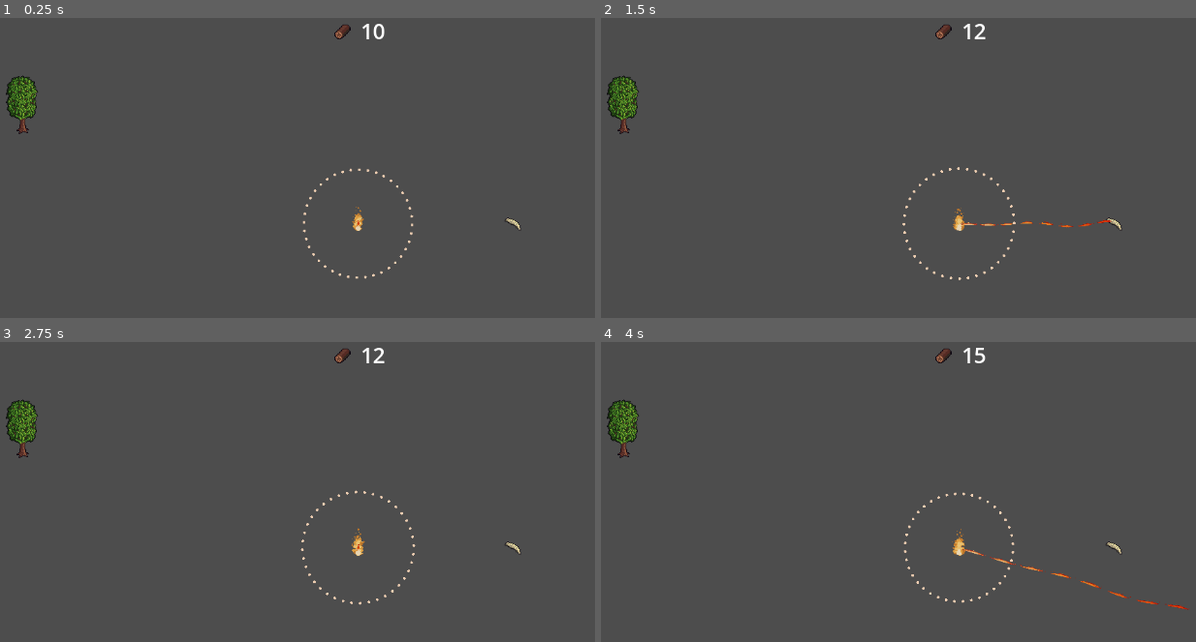
Above: before the commit, frames 1-4 (two rows, left to right).
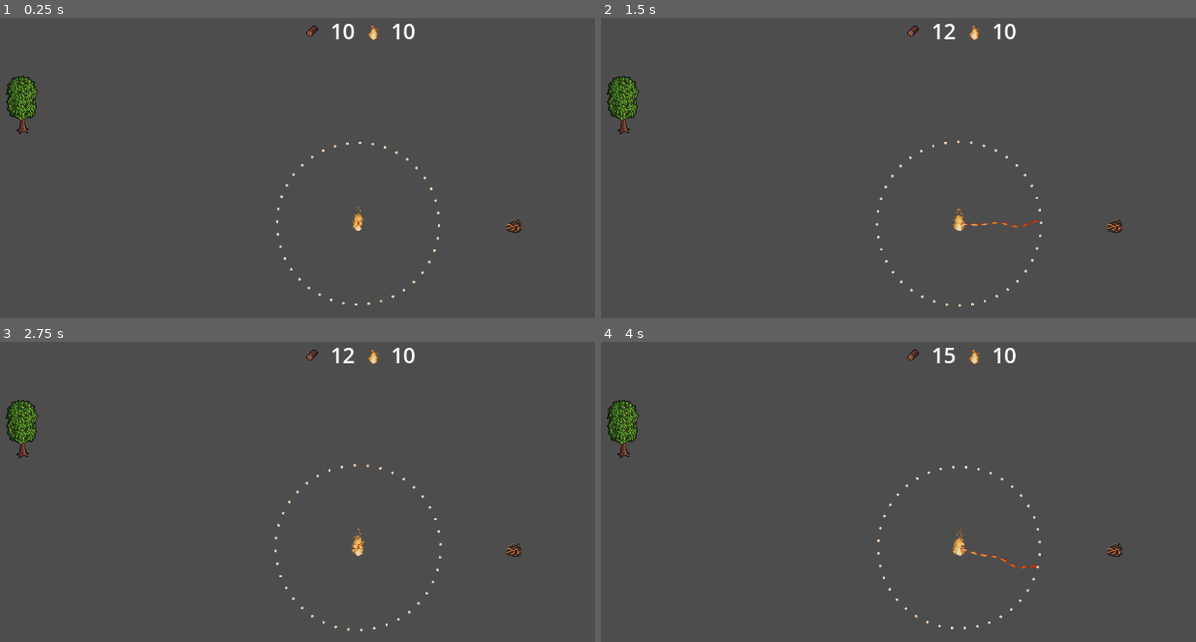
Above: after the commit, the same moments.

Repository: pelle5555/feed_fire
Game: Godot game, scene res://Scenes/Main_Scene.tscn
The game is run twice, just before and just after one commit, with the same random seed, the same clock (stepped at 60 frames per second) and the same inputs. Before the commit the project starts from res://Main_Scene.tscn.
Inputs (mouse positions are in pixels of both pictures, inside the frame that each line leads up to):
- Up to frame 1 (0.25 s): no input
- Up to frame 2 (1.5 s): tap Enter (ui_accept) at 0.5, 0.77 s; move the mouse to (624, 108) at 0.52 s; click (624, 108) at 0.67 s; move the mouse to (1112, 225) at 1.27 s; click (1112, 225) at 1.42 s
- Up to frame 3 (2.75 s): tap Enter (ui_accept) at 1.52 s; move the mouse to (357, 549) at 2.02 s; click (357, 549) at 2.17 s
- Up to frame 4 (4 s): tap Enter (ui_accept) at 2.75, 3.02, 3.77 s; move the mouse to (922, 636) at 2.77 s; click (922, 636) at 2.92 s; move the mouse to (1190, 612) at 3.52 s; click (1190, 612) at 3.67 s

The runs differ from the first frame. In frame 1, 0.9% of the frame differs, in the area x 46-88%, y 1-96%; in frame 2, 1.0%; in frame 3, 0.9%; in frame 4, 1.1%, in the area x 46-99%, y 1-96%.

Commit message:
added emeber sprite

Diff:
--- a/Main_Scene.tscn
+++ b/Scenes/Main_Scene.tscn
@@ -4,6 +4,7 @@
 [ext_resource type="Script" uid="uid://b8w6xa25sq4ic" path="res://Scripts/Inventory.gd" id="2_5yw3w"]
 [ext_resource type="Theme" uid="uid://c6yfacx51o2ms" path="res://Assets/Themes/UI_theme.tres" id="2_7fr83"]
 [ext_resource type="Texture2D" uid="uid://buhotq5mrqifq" path="res://Assets/Sprites/Trees_Free/Forage Items/Singles/Forage Items/08_Oak_Log.png" id="3_qtktj"]
+[ext_resource type="Texture2D" uid="uid://ch1bewrcftmry" path="res://Assets/Sprites/Fire/Group 5 - 3_2.png" id="4_1l8qe"]
 [ext_resource type="PackedScene" uid="uid://op5xh4680js4" path="res://Scenes/tree.tscn" id="5_qtktj"]
 [ext_resource type="PackedScene" uid="uid://76lovydo6bt0" path="res://Scenes/ember.tscn" id="6_654x7"]
 
@@ -39,8 +40,24 @@
 layout_mode = 2
 texture = ExtResource("3_qtktj")
 expand_mode = 2
+stretch_mode = 3
 
 [node name="WoodLabel" type="Label" parent="Inventory/HBoxContainer" unique_id=1541536502]
+layout_mode = 2
+size_flags_horizontal = 4
+size_flags_vertical = 1
+theme = ExtResource("2_7fr83")
+text = "10"
+label_settings = SubResource("LabelSettings_tkmsp")
+horizontal_alignment = 1
+
+[node name="FirePowerTexture" type="TextureRect" parent="Inventory/HBoxContainer" unique_id=1444888397]
+layout_mode = 2
+texture = ExtResource("4_1l8qe")
+expand_mode = 2
+stretch_mode = 3
+
+[node name="FirePowerLabel" type="Label" parent="Inventory/HBoxContainer" unique_id=38769776]
 layout_mode = 2
 size_flags_horizontal = 4
 size_flags_vertical = 1
--- a/Scenes/ember.tscn
+++ b/Scenes/ember.tscn
@@ -2,7 +2,7 @@
 
 [ext_resource type="Script" uid="uid://c01wobxyyfwwo" path="res://Scripts/ember.gd" id="1_snadj"]
 [ext_resource type="PackedScene" uid="uid://dpbuhrnywco3f" path="res://Scenes/mouse_click_component.tscn" id="2_8gqj3"]
-[ext_resource type="Texture2D" uid="uid://dn31gbhuexsr3" path="res://Assets/Sprites/Trees_Free/Forage Items/Singles/Forage Items/05_Birch_Seed.png" id="3_snadj"]
+[ext_resource type="Texture2D" uid="uid://dflmwmbpjoetn" path="res://Assets/Sprites/Fire/ember.png" id="2_i67hi"]
 [ext_resource type="Texture2D" uid="uid://drhhu67o1sjcm" path="res://Assets/Sprites/Trees_Free/Forage Items/Singles/Forage Items/01_Birch_Branch.png" id="3_sshvd"]
 [ext_resource type="Texture2D" uid="uid://drvdjtr1m0cwg" path="res://Assets/Sprites/Trees_Free/Forage Items/Singles/Forage Items/02_Birch_Branch_Leaf.png" id="4_i67hi"]
 
@@ -11,7 +11,7 @@
 
 [node name="Ember" type="Node2D" unique_id=637704573]
 script = ExtResource("1_snadj")
-ember_texture = ExtResource("3_snadj")
+ember_texture = ExtResource("2_i67hi")
 smoking_texture = ExtResource("3_sshvd")
 onfire_texture = ExtResource("4_i67hi")
 
@@ -19,7 +19,7 @@
 clickable = NodePath("..")
 
 [node name="Sprite2D" type="Sprite2D" parent="MouseClickComponent" unique_id=338855072]
-texture = ExtResource("3_snadj")
+texture = ExtResource("2_i67hi")
 
 [node name="CollisionShape2D" type="CollisionShape2D" parent="MouseClickComponent" unique_id=1044806545]
 shape = SubResource("CircleShape2D_b8058")
--- a/Scenes/fire.tscn
+++ b/Scenes/fire.tscn
@@ -98,5 +98,6 @@
 texture = ExtResource("4_8uni6")
 texture_mode = 2
 
-[node name="Influence" type="Area2D" parent="." unique_id=1107249097]
+[node name="Influence" type="Node2D" parent="." unique_id=1609091065]
 script = ExtResource("5_8uni6")
+radius = 120.0
--- a/Scenes/mouse_click_component.tscn
+++ b/Scenes/mouse_click_component.tscn
@@ -1,6 +1,6 @@
 [gd_scene format=3 uid="uid://dpbuhrnywco3f"]
 
-[ext_resource type="Script" uid="uid://cqksxiy0thite" path="res://Scenes/mouse_input_component.gd" id="1_wxovb"]
+[ext_resource type="Script" uid="uid://cqksxiy0thite" path="res://Scripts/mouse_input_component.gd" id="1_wxovb"]
 
 [node name="MouseClickComponent" type="Area2D" unique_id=1124591605]
 script = ExtResource("1_wxovb")
--- a/Scripts/Inventory.gd
+++ b/Scripts/Inventory.gd
@@ -2,6 +2,8 @@
 class_name Inventory
 
 @onready var wood_label: Label = $HBoxContainer/WoodLabel
+@onready var fire_power_label: Label = $HBoxContainer/FirePowerLabel
+
 
 @export var starting_wood: int = 10
 
--- a/Scripts/ember.gd
+++ b/Scripts/ember.gd
@@ -7,9 +7,7 @@
 @export var smoking_texture: Texture2D
 @export var onfire_texture: Texture2D
 @export var current_state: EmberState = EmberState.EMBER
-@export var state_change_time: float = 10
-
-
+@export var state_change_time: float = 5
 
 enum EmberState {
 	EMBER,
@@ -17,18 +15,22 @@
 	ON_FIRE
 }
 
-# Called when the node enters the scene tree for the first time.
 func _ready() -> void:
 	timer.wait_time = state_change_time
 	timer.start()
 	update_visuals()
 
-# Called every frame. 'delta' is the elapsed time since the previous frame.
 func _process(delta: float) -> void:
 	pass
 
-func set_state(new_state: EmberState) -> void:
-	current_state = new_state
+func set_next_state() -> void:
+	if current_state == EmberState.EMBER:
+		current_state = EmberState.SMOKING
+		state_change_time = 10
+		timer.start()
+	elif current_state == EmberState.SMOKING:
+		current_state = EmberState.ON_FIRE
+
 	update_visuals()
 
 func update_visuals():
@@ -45,4 +47,4 @@
 
 
 func _on_timer_timeout() -> void:
-	set_state(EmberState.SMOKING)
+	set_next_state()
--- a/Scripts/fire.gd
+++ b/Scripts/fire.gd
@@ -6,7 +6,7 @@
 @onready var fire_line: Line2D = $FireLine
 @onready var collision_shape_2d: CollisionShape2D = $Influence/CollisionShape2D
 @onready var mouse_click_component: Area2D = $MouseClickComponent
-@onready var influence_circle: Area2D = $Influence
+@onready var influence_circle: Node2D = $Influence
 
 
 @export var fire_starting_size: float = 1
@@ -25,9 +25,11 @@
 	create_fire_arm(delta)
 
 func create_fire_arm(delta) -> void:
+	var distance = Vector2.ZERO.distance_to(get_local_mouse_position())
+
 	_t += delta
 	var start := Vector2.ZERO
-	var end := get_local_mouse_position()
+	var end := get_local_mouse_position().limit_length(influence_circle.radius)
 
 	var pts: PackedVector2Array = []
 	pts.resize(segments + 1)
@@ -45,6 +47,7 @@
 
 	fire_line.points = pts
 
+
 func add_to_fire() -> void:
 	print("added wood to fire")
 	fire_size += fire_increase
--- a/Scripts/influence.gd
+++ b/Scripts/influence.gd
@@ -1,4 +1,4 @@
-extends Area2D
+extends Node2D
 
 @export var radius: float = 80.0
 @export var dot_count: int = 40
Binary file added: Assets/Sprites/Fire/Group 5 - 3_2.png
Not shown, added: Assets/Sprites/Fire/Group 5 - 3_2.png.import
Binary file added: Assets/Sprites/Fire/ember.png
Not shown, added: Assets/Sprites/Fire/ember.png.import
Renamed: Scenes/mouse_input_component.gd -> Scripts/mouse_input_component.gd
Renamed: Scenes/mouse_input_component.gd.uid -> Scripts/mouse_input_component.gd.uid
